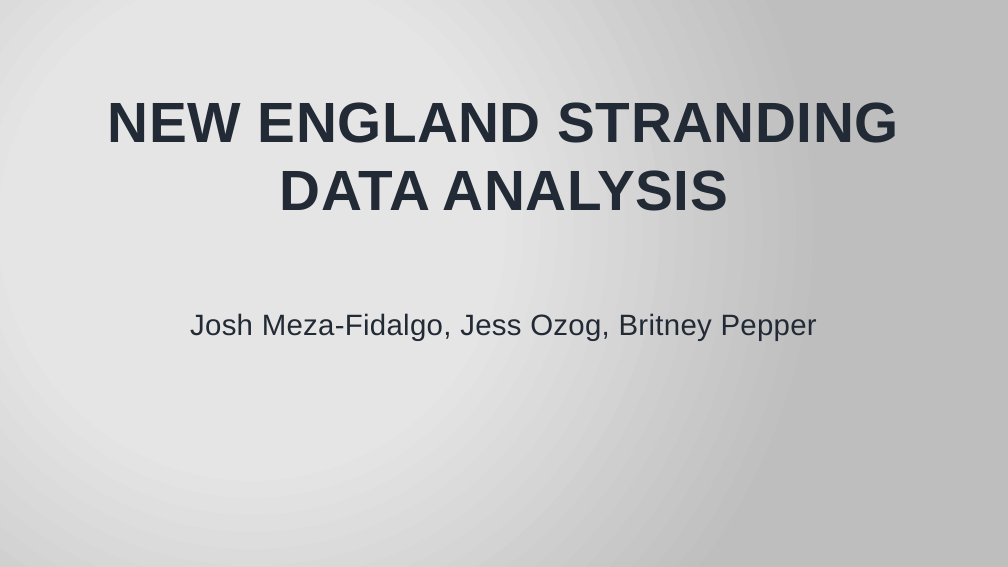
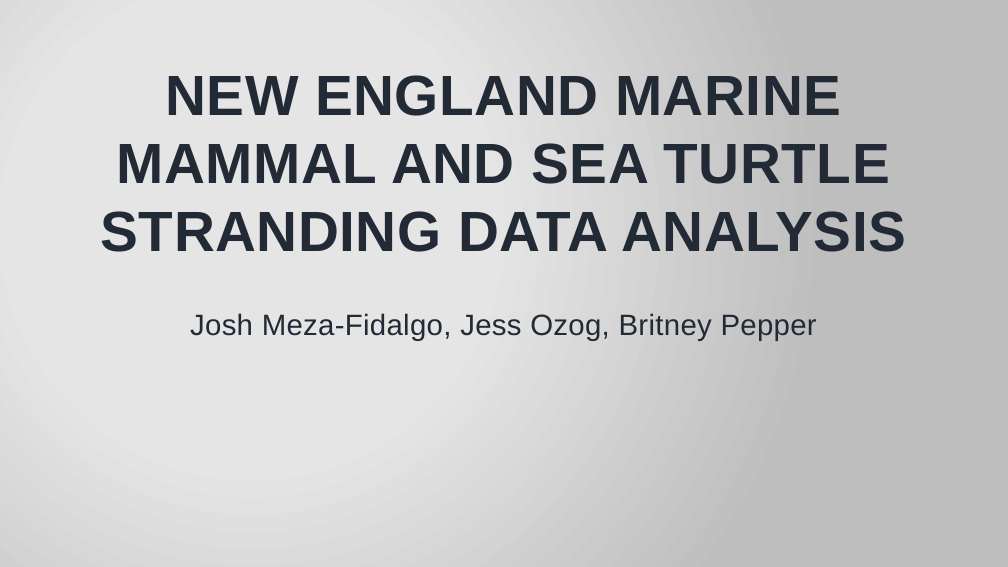
Before and after one commit to jmeza32/MezaFidalgo_Ozog_Pepper_ENV872_EDA_FinalProject, a slide deck: slide 1 of Output/Stranding Data Analysis.pptx. Drawn at 1008x567 pixels with LibreOffice and Linux fonts; fonts in the diff are those of the drawing; background and template pictures are left out. Boxes give left, top, right and bottom in pixels: in the first picture for what was removed or moved away, otherwise in the second. Text is boxed around its words. In the diff, an @@ line names an element or a change of style, - is before the commit and + after.

Commit message:
editing data, results, and summary slides

```diff
--- a/Output/Stranding Data Analysis.pptx
+++ b/Output/Stranding Data Analysis.pptx
@@ title at bbox=[101, 75, 906, 252]: text changed @@
-NEW ENGLAND STRANDING DATA ANALYSIS
+NEW ENGLAND MARINE MAMMAL AND SEA TURTLE STRANDING DATA ANALYSIS
```
Also in this commit, not shown: 4 other slides changed, 6 slides added, 7 slides removed.
